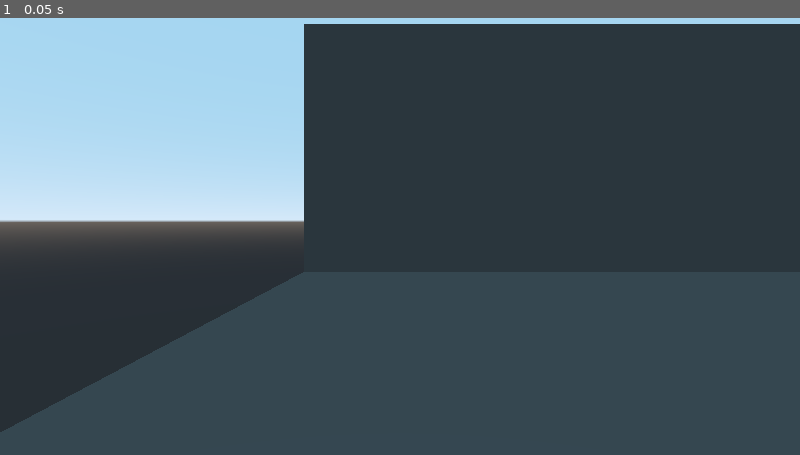
Above: before the commit, frame 1.
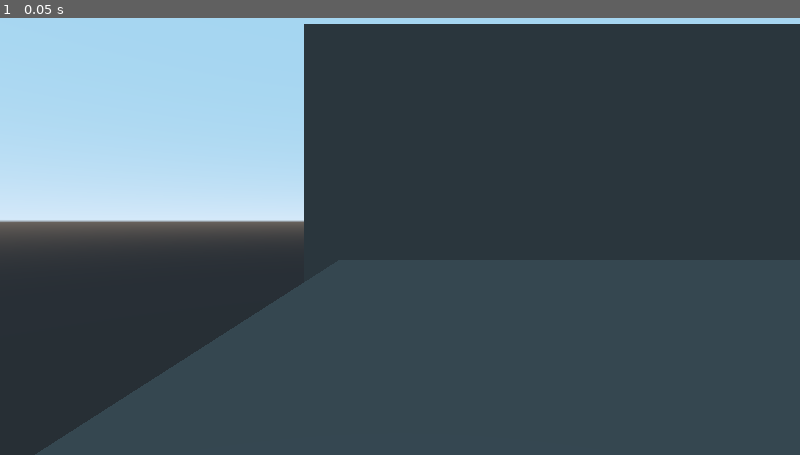
Above: after the commit, the same moment.

Repository: Andrew-Bubar/The-Fast-Shooter
Game: Godot game, scene res://main.tscn
Same seed, same stepped clock (60 frames per second), same inputs: the game is played once before the commit and once after it.
Inputs:
- Up to frame 1 (0.05 s): no input

The runs differ from the first frame. In frame 1, 2.3% of the frame differs, in the area x 0-38%, y 58-100%.

Commit message:
Just chipping away at the player

Diff:
--- a/Player.gd
+++ b/Player.gd
@@ -1 +1,4 @@
 extends KinematicBody
+
+func _ready():
+	Input.set_mouse_mode(Input.MOUSE_MODE_CAPTURED)
--- a/main.tscn
+++ b/main.tscn
@@ -12,7 +12,7 @@
 [node name="World" type="Spatial"]
 
 [node name="MeshInstance" type="MeshInstance" parent="."]
-transform = Transform( 22.1229, 0, 0, 0, 0.174926, 0, 0, 0, 23.5131, -5.96599, -1.41431, -0.00445116 )
+transform = Transform( 22.1229, 0, 0, 0, 0.174926, 0, 0, 0, 23.5131, -8.32121, -0.613736, 0.783847 )
 mesh = SubResource( 1 )
 material/0 = SubResource( 2 )
 
